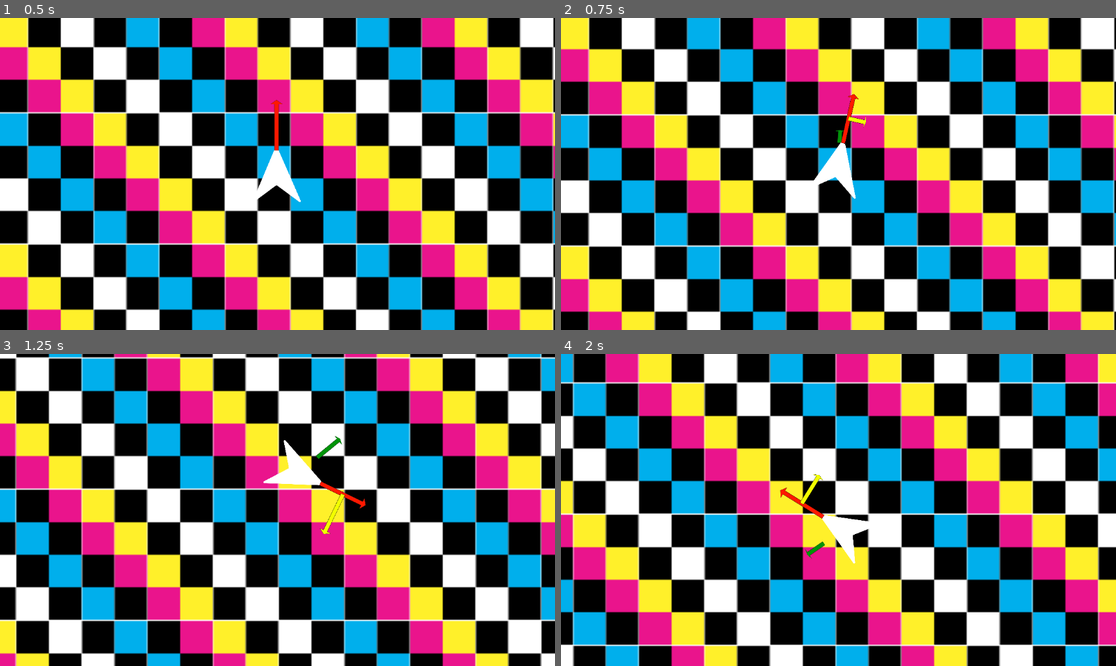
Above: before the commit, frames 1-4 (two rows, left to right).
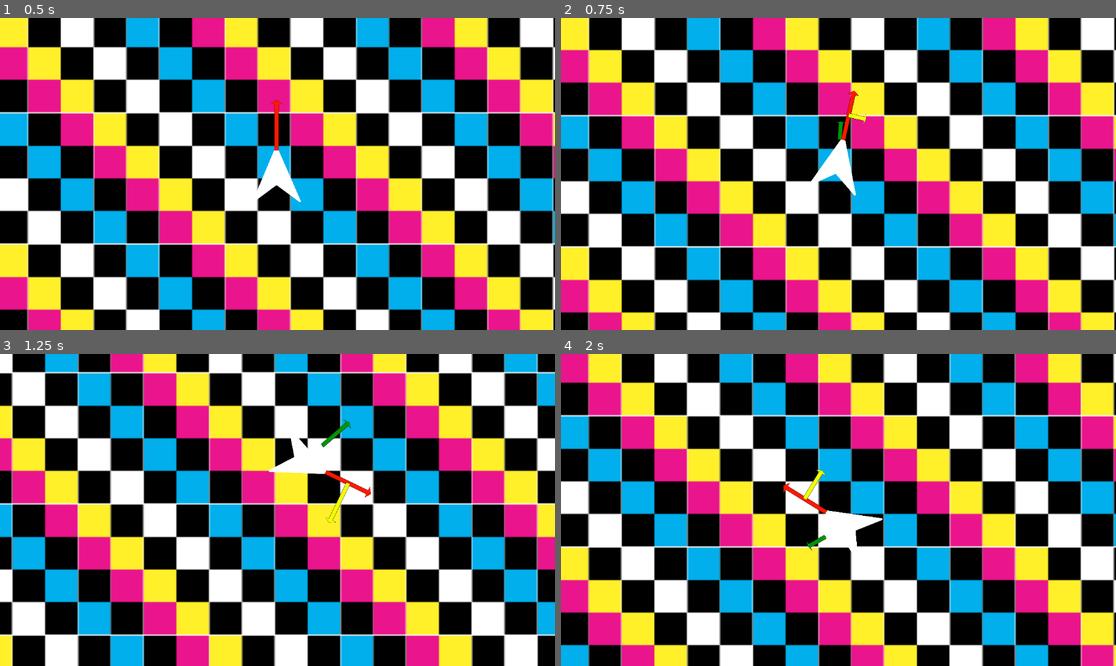
Above: after the commit, the same moments.

Repository: ParadoxArcher/Angle_Advantage
Game: Godot game, scene res://Scenes/GameScene.tscn
Two runs of this game, one before a commit and one after it. Both use one fixed random seed, a clock stepped at 60 frames per second and the inputs below.
Inputs:
- Up to frame 1 (0.5 s): no input
- Up to frame 2 (0.75 s): tap Enter at 0.5 s; hold D (RotateRight) from 0.53 s (still down); hold W (Boost) from 0.53 s (still down)
- Up to frame 3 (1.25 s): keep holding D (RotateRight); keep holding W (Boost)
- Up to frame 4 (2 s): release D (RotateRight) at 1.28 s; release W (Boost) at 1.28 s; hold S (Back) from 1.28 s (still down); tap W (Boost) at 1.35 s

Frame 1 is identical in both runs. In frame 2, 6.6% of the frame differs, in the area x 0-100%, y 9-95%; in frame 3, 59%; in frame 4, 87%, in the area x 0-100%, y 0-100%.

Commit message:
vault backup: 2025-01-14 09:11:36

Diff:
--- a/zProject Files/Godot/Scripts/PlayerScript.gd
+++ b/zProject Files/Godot/Scripts/PlayerScript.gd
@@ -10,7 +10,7 @@
 
 ## Boost Variables
 @export var MaxSpeed = [1000, 1000] # {0: Fluctuating, 1: BaseMaxSpeed} ## Beware DodgeMaxSpeed
-@export var SpeedAccel = .025
+@export var SpeedAccel = .015
 @export var SpeedDecel = [.01, .01] # {0: Fluctuating,  1: Decel} ## Beware BrakeDecelMult
 @export var BoostDecay = [0, .3, .005] # {0: Fluctuating,  1:BoostRelease, 2: DecayRate}
 var BoostDir = Vector2(0, 0)
@@ -35,7 +35,7 @@
 @onready var rota_speed_display = $Sprites/RotaSpeedDisplay
 #endregion
 
-func _physics_process(delta):
+func _physics_process(_delta):
 	var MoveInput = Vector2(Input.get_action_strength("RotateRight") - Input.get_action_strength("RotateLeft"), Input.get_action_strength("Boost") - Input.get_action_strength("Back"))
 
 	#region isBraking
@@ -53,12 +53,12 @@
 
 	if MoveInput.y > 0  or BoostDecay[0] > 0:
 		BoostDir = Vector2(cos(rotation), sin(rotation))
-		var CounterAccel = BoostDir.dot(velocity.normalized()) * CounterScaler[0]
-		AccelRate = SpeedAccel - clampf(SpeedDecel[0], 0, SpeedAccel - SpeedDecel[1]) * CounterAccel
+		var CounterAccel = -BoostDir.dot(velocity / MaxSpeed[1]) * CounterScaler[0]
+		AccelRate = SpeedAccel + (SpeedDecel[0] * CounterAccel ) + SpeedDecel[1]
 		print(AccelRate)
 
-		if absf(AccelRate) == SpeedDecel[1]: # Debugging for AccelRate bandaid fix
-			print("AccelRate is clamped")
+		if absf(AccelRate) < SpeedDecel[1]: # Debugging for AccelRate bandaid fix
+			push_warning("AccelRate is Clamped")
 
 		if MoveInput.y == 0: # Boost Decay
 			BoostDir *= (BoostDecay[1] * BoostDecay[0])
@@ -111,7 +111,7 @@
 	move_and_slide()
 	#endregion
 
-func _process(delta):
+func _process(_delta):
 		#region Markers
 	if Markers[0]:
 		if not Markers[1]:
Not shown, changed: .obsidian/workspace.json
